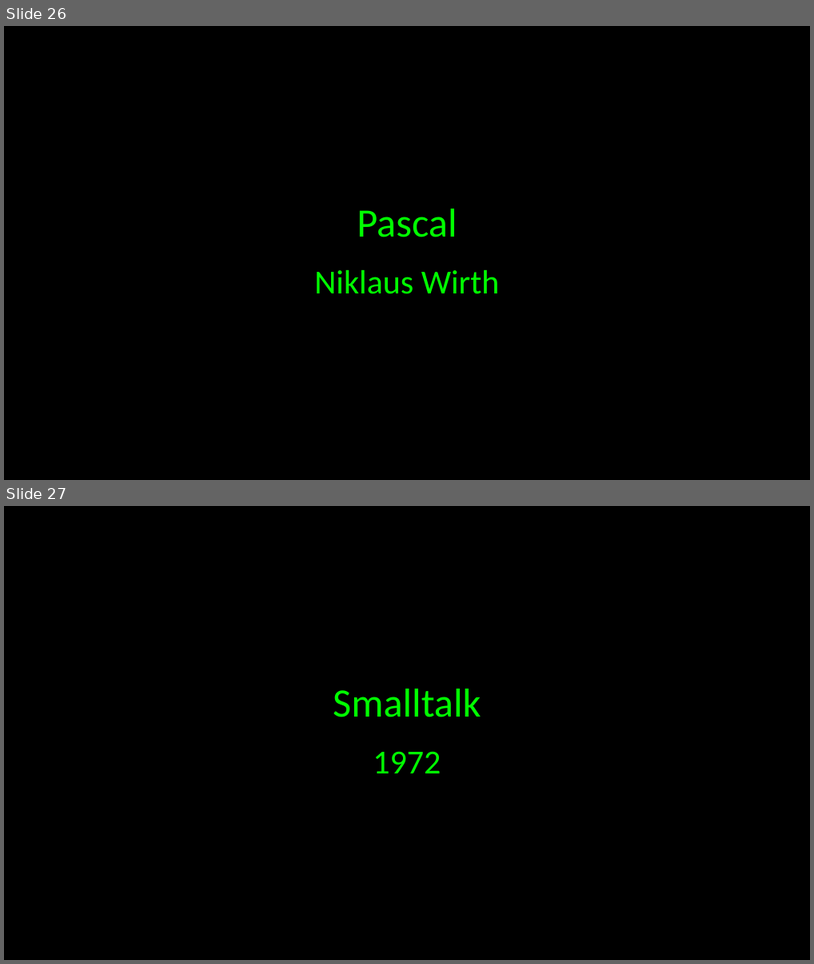
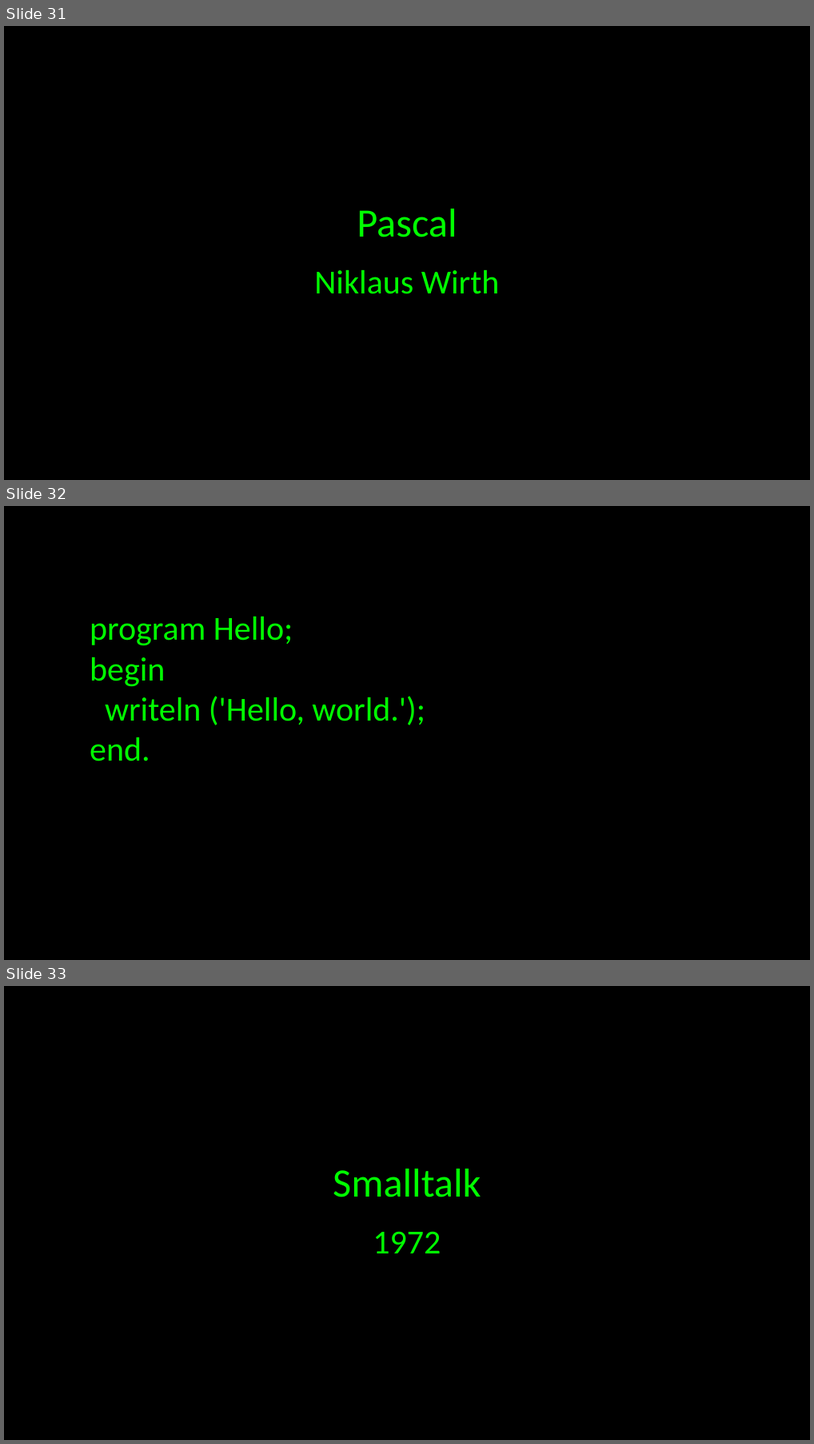
Before and after one commit to JustCodeandChill/Objective-C-presentation, a slide deck: OBJECTIVE-C.pptx. Shown one above the other, each under a label of ours: slides 26 and 27 before the commit, slides 31, 32 and 33 after it. The pictures are 814x964 and 814x1444 pixels, drawn with LibreOffice and Linux fonts; fonts in the diff are those of the drawing. Boxes give left, top, right and bottom in pixels: in the first picture for what was removed or moved away, otherwise in the second. Text is boxed around its words. In the diff, an @@ line names an element or a change of style, - is before the commit and + after.

```diff
--- a/OBJECTIVE-C.pptx
+++ b/OBJECTIVE-C.pptx
@@ slide 32 added at box(4, 506, 810, 960), background #000000 @@
@@ text added at box(90, 616, 426, 761), 40 pt, text #00FF00 @@
+program Hello;
+begin
+writeln ('Hello, world.');
+end.
@@ what was slide 26 is now slide 31 @@
@@ what was slide 27 is now slide 33 @@
```
Also in this commit, not shown: 4 slides changed, 15 other slides added.
